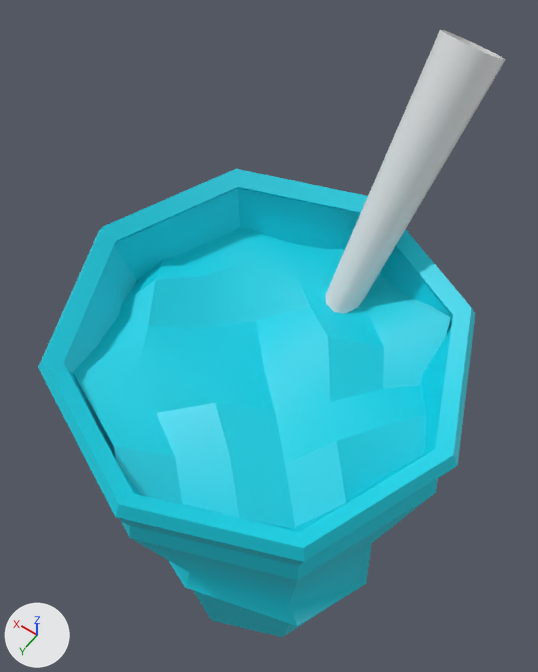
The FBX model MGSC/Assets/Project/Art/Environment/Props/Game Play Props/SlushStation/SM_Drink_Eye.fbx as it was, and as the next commit left it.
Before and after are seen from a 50 mm lens placed at (-0.135, 0.186, 0.557), pointed at (0.022, -0.033, 0.213). Arrows for +X, +Y and +Z are at lower left; the lights stay in place. The first picture is the older version. Where no turn or scale is listed for an object, it has been applied to the vertices.

Names of what the first picture shows: 'SM_BlueGlassTop', 'SM_EyeTopping', 'SM_Glass'.
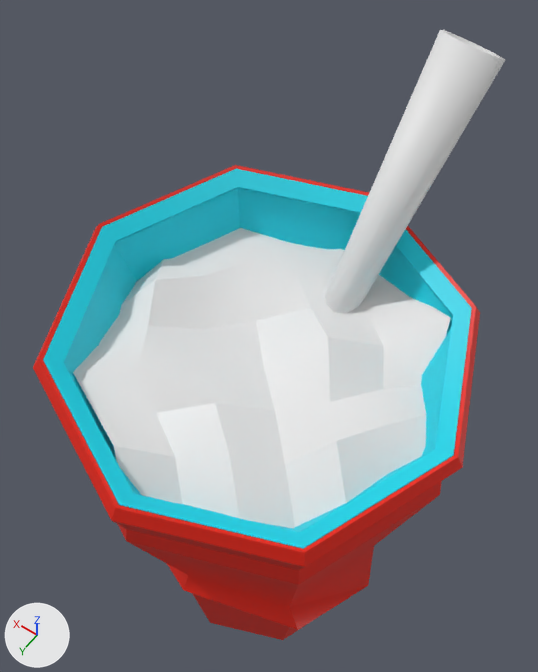
Commit message: drinks update

Where the newer file only moved an object's origin or applied its transform, the numbers keep the older frame.

Edits to the bpy script that builds the scene:
```text
Add mat_id3:
    mat_id3 = principled_material('ID3')
    mat_id3.base_color = (0.8, 0.0124, 0.0)  # red #e71d00
Change me_sm_glass:
    used by ob_sm_glass; location = (0.0, 0.0, 0.0)
    remove me_sm_glass.from_pydata(...)  # 112 vertices, 114 faces; spans x -0.11..0.108, y -0.105..0.113, z -0.002..0.29
    add me_sm_glass.from_pydata(...)  # 208 vertices, 210 faces; spans x -0.112..0.11, y -0.108..0.115, z -0.003..0.291
    me_sm_glass part 1: a new loose piece of 96 vertices spanning x -0.112..0.11, y -0.108..0.115, z -0.003..0.291, in mat_id3 (red #e71d00)
    add me_sm_glass.materials.append(mat_id3)  # red #e71d00
Change me_sm_eyetopping:
    used by ob_sm_eyetopping; location = (0.0, 0.0, 0.0)
    remove me_sm_eyetopping.from_pydata(...)  # 20 vertices, 10 faces; spans x -0.045..0.001, y -0.136..-0.009, z 0.18..0.38
    add me_sm_eyetopping.from_pydata(...)  # 40 vertices, 40 faces; spans x -0.045..0.001, y -0.136..-0.009, z 0.18..0.38
    me_sm_eyetopping part 2
    10 faces are deleted
    20 vertices are added at x -0.041..-0.001, y -0.133..-0.01, z 0.181..0.378
    40 new faces join them
Change me_sm_blueglasstop:
    where me_sm_blueglasstop.from_pydata(...)  # 49 vertices, 36 faces; spans x -0.097..0.096, y -0.093..0.1, z 0.223..0.252
    remove me_sm_blueglasstop.materials.append(mat_id1_002)  # cyan #00d3e7
```

Changed parts and their boxes (x1, y1, x2, y2) in the pictures (538 x 672 px):
'SM_BlueGlassTop', recoloured (cyan to white): (73, 228, 451, 529) in both
'SM_Glass', reshaped: before (38, 169, 475, 637); after (33, 165, 480, 640)
part 1 of me_sm_glass, added: after (33, 165, 480, 640)
part 2 of me_sm_eyetopping, built on: after (442, 30, 505, 60)
